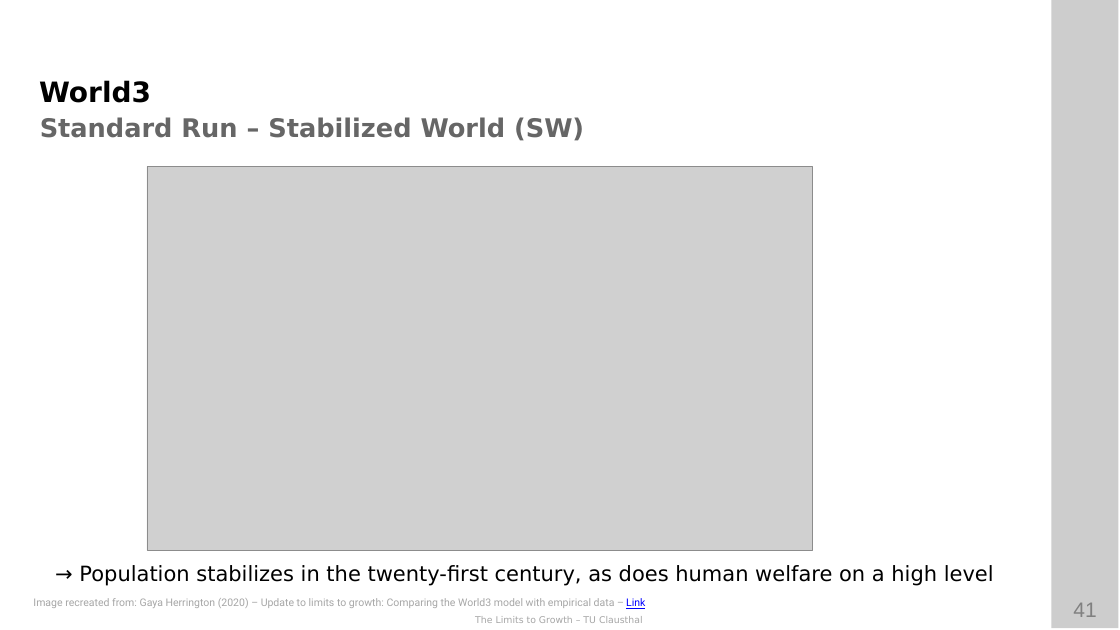
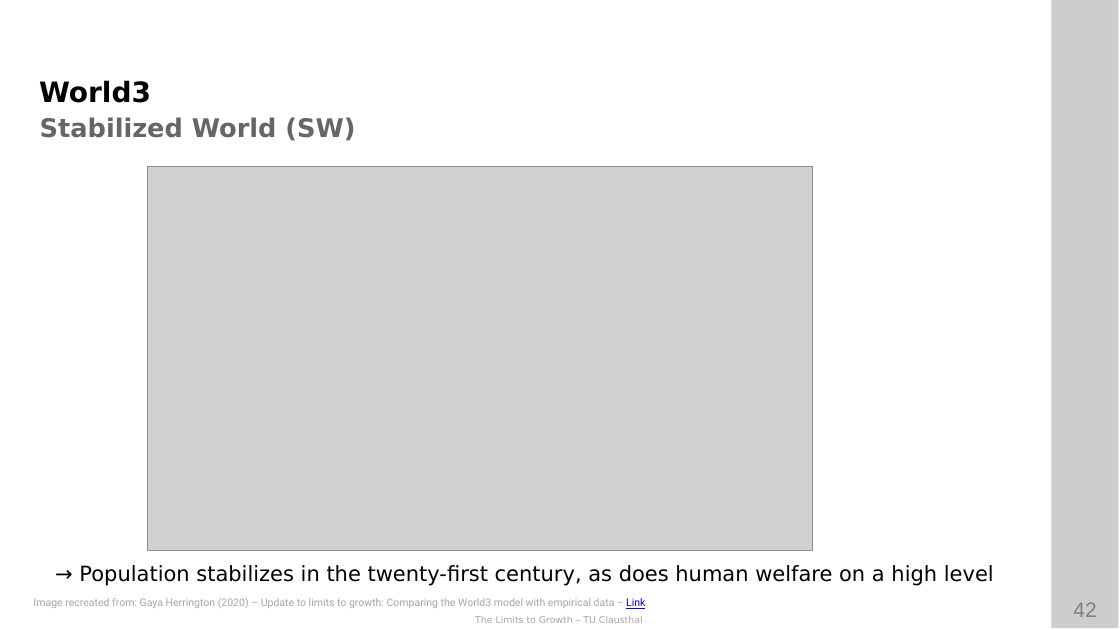
Before and after one commit to ETCE-LAB/teaching-material, a slide deck: slide 42 of The-Limits-to-Growth/LTG-L06-World3.pptx (slide 41 before the commit). Drawn at 1120x630 pixels with LibreOffice and Linux fonts; fonts in the diff are those of the drawing; grey boxes stand for pictures; background and template pictures are left out. Boxes give left, top, right and bottom in pixels: in the first picture for what was removed or moved away, otherwise in the second. Text is boxed around its words. In the diff, an @@ line names an element or a change of style, - is before the commit and + after.

```diff
--- a/The-Limits-to-Growth/LTG-L06-World3.pptx
+++ b/The-Limits-to-Growth/LTG-L06-World3.pptx
@@ text at (40,117,355,141): text changed @@
-Standard Run – Stabilized World (SW)
+Stabilized World (SW)
@@ page number at (1073,602,1096,617): text changed @@
-41
+42
```
Also in this commit, not shown: 6 other slides changed, 1 slide added, 1 other file.
